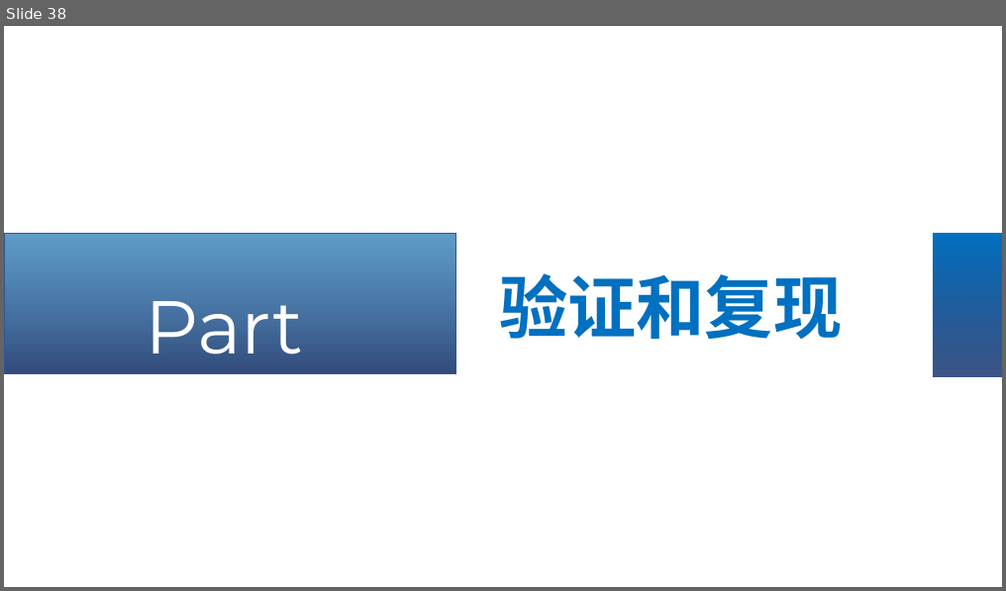
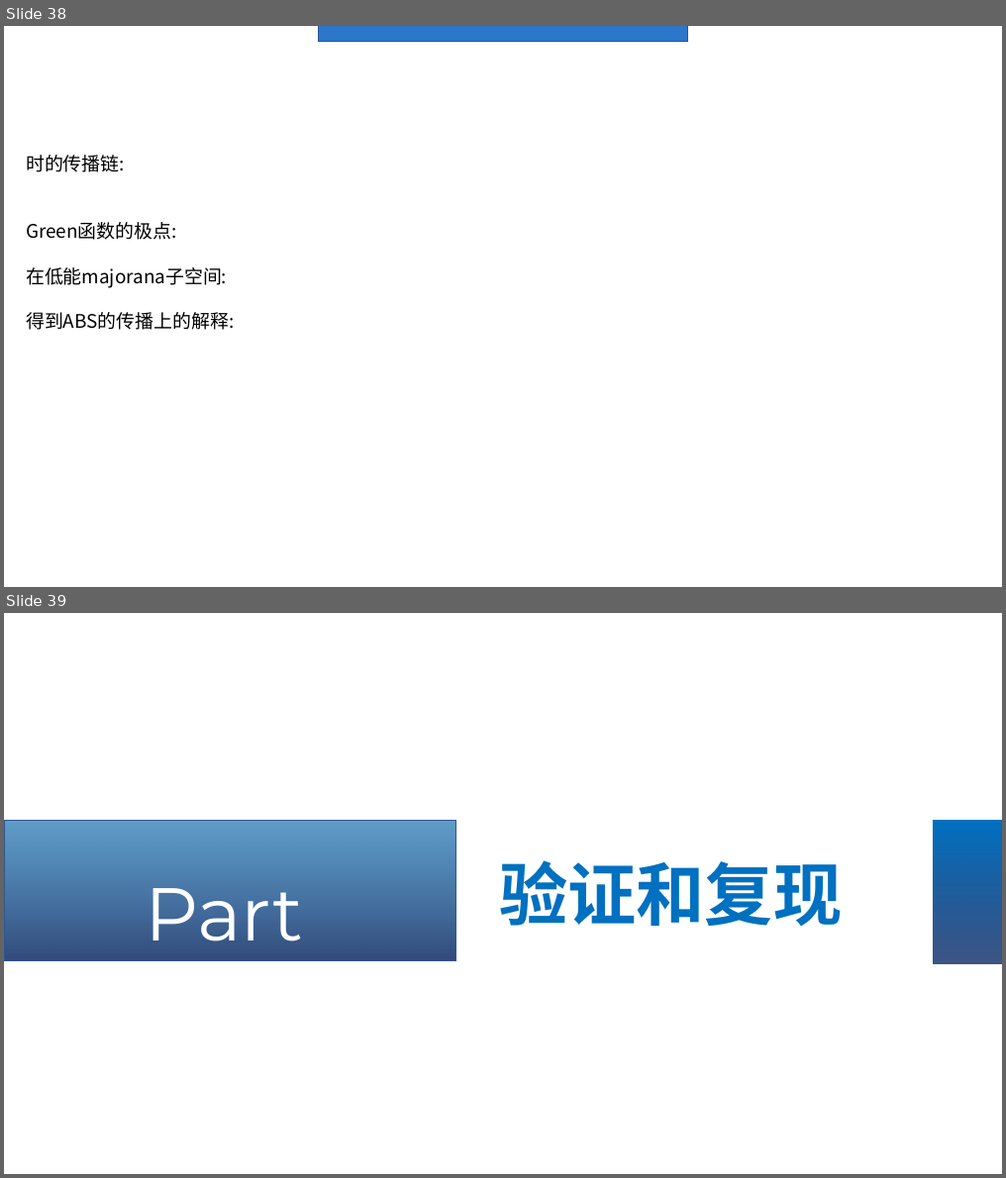
Before and after one commit to Asice-Cloud/quantummmm, a slide deck: y2.pptx. Shown one above the other, each under a label of ours: slide 38 before the commit, slides 38 and 39 after it. The pictures are 1006x591 and 1006x1178 pixels, drawn with LibreOffice and Linux fonts; fonts in the diff are those of the drawing; grey boxes stand for pictures. Boxes give left, top, right and bottom in pixels: in the first picture for what was removed or moved away, otherwise in the second. Text is boxed around its words. In the diff, an @@ line names an element or a change of style, - is before the commit and + after.

```diff
--- a/y2.pptx
+++ b/y2.pptx
@@ slide 38 added at (4,26,1002,587), background #FFFFFF @@
@@ rectangle added at (318,26,687,41), fill #2B77CC, outline #325491 1 pt @@
@@ text added at (26,155,234,330), 18 pt, text #000000 @@
+时的传播链:
+Green函数的极点:
+在低能majorana子空间:
+得到ABS的传播上的解释:
@@ what was slide 38 is now slide 39 @@
```
Also in this commit, not shown: 5 slides changed, 2 other slides added, 1 slide removed.
